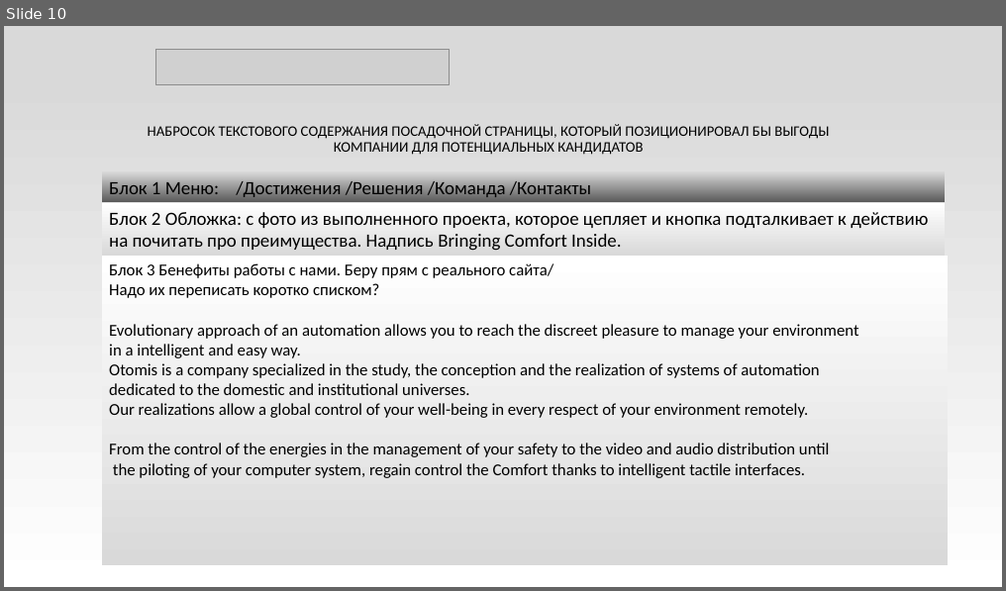
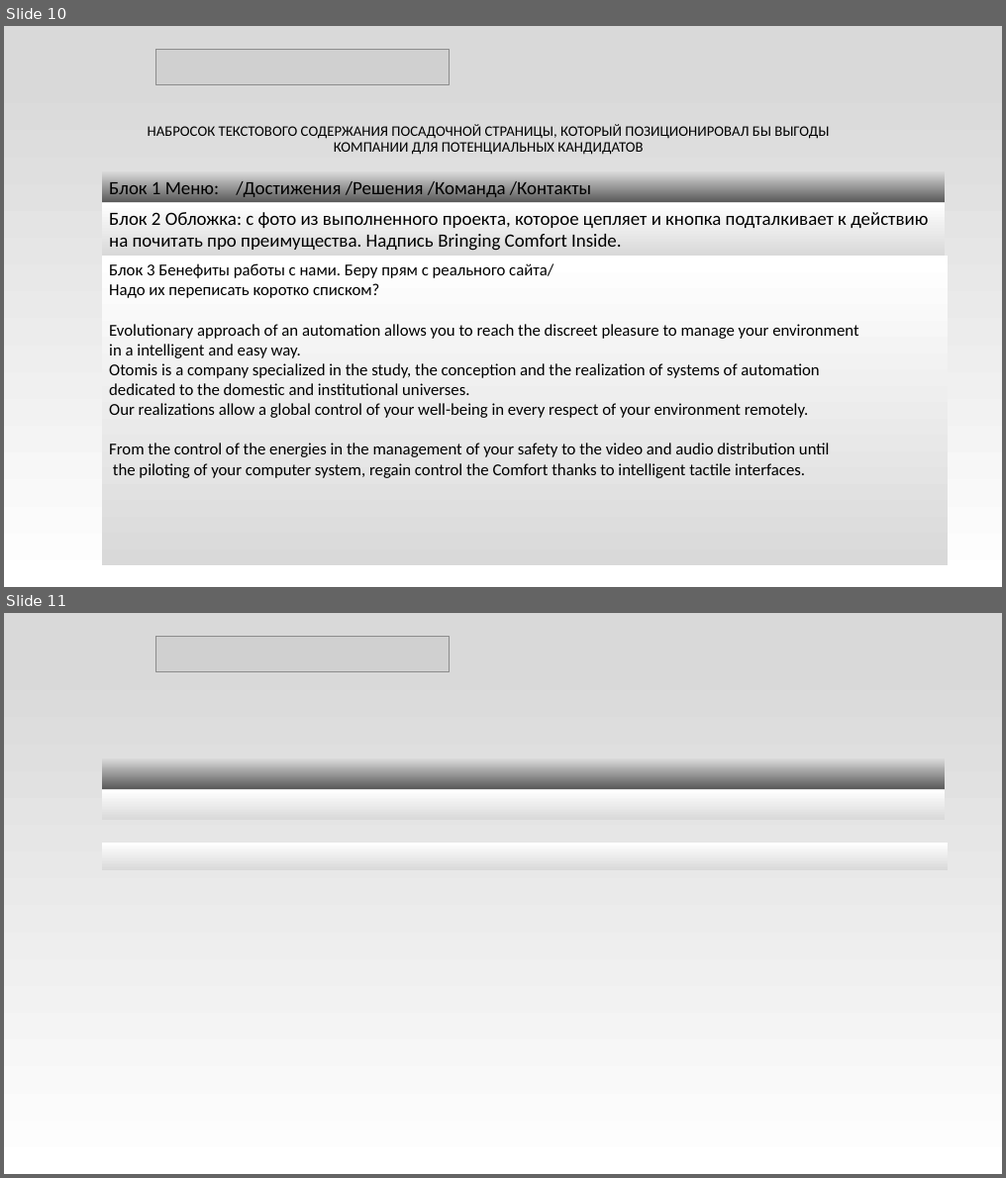
Before and after one commit to mindblower5000/gu-ui-ux, a slide deck: hw2-melchuk.pptx. Shown one above the other, each under a label of ours: slide 10 before the commit, slides 10 and 11 after it. The pictures are 1006x591 and 1006x1178 pixels, drawn with LibreOffice and Linux fonts; fonts in the diff are those of the drawing; grey boxes stand for pictures. Boxes give left, top, right and bottom in pixels: in the first picture for what was removed or moved away, otherwise in the second. Text is boxed around its words. In the diff, an @@ line names an element or a change of style, - is before the commit and + after.

```diff
--- a/hw2-melchuk.pptx
+++ b/hw2-melchuk.pptx
@@ slide 11 added at bbox=[4, 613, 1002, 1174], background gradient #D9D9D9 to #FFFFFF @@
@@ picture added at bbox=[156, 636, 450, 672] @@
@@ rectangle added at bbox=[102, 759, 945, 789], fill gradient #D9D9D9 to #595959 @@
@@ rectangle added at bbox=[102, 789, 945, 820], fill gradient #FFFFFF to #D9D9D9 @@
@@ rectangle added at bbox=[102, 843, 948, 870], fill gradient #FFFFFF to #D9D9D9 @@
```
Also in this commit, not shown: 1 other file.
